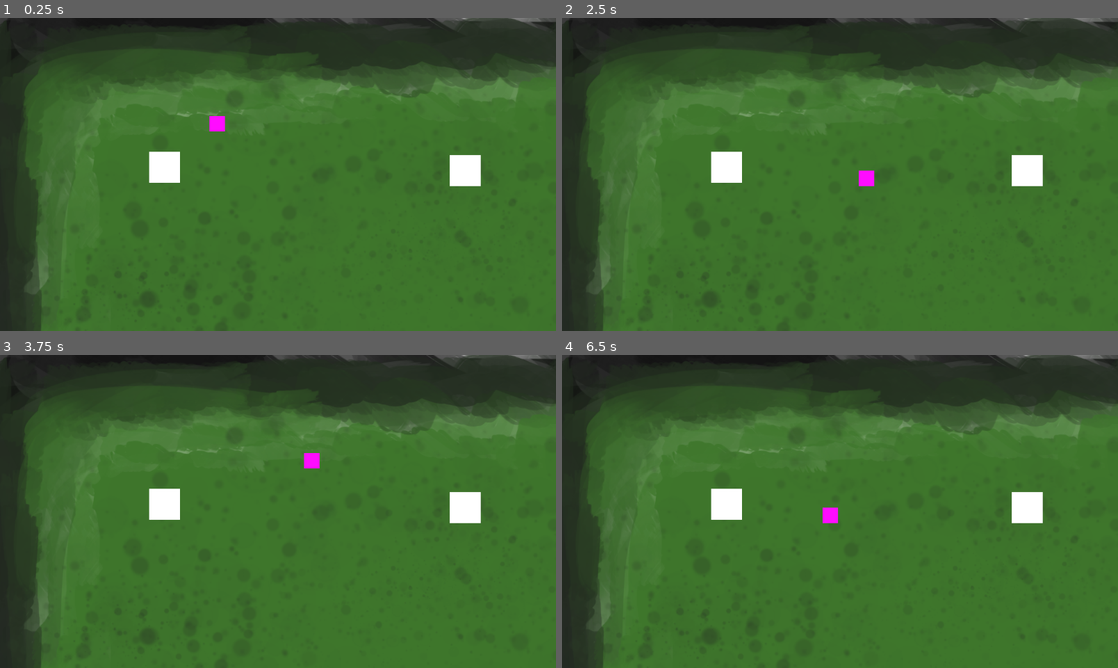
Above: before the commit, frames 1-4 (two rows, left to right).
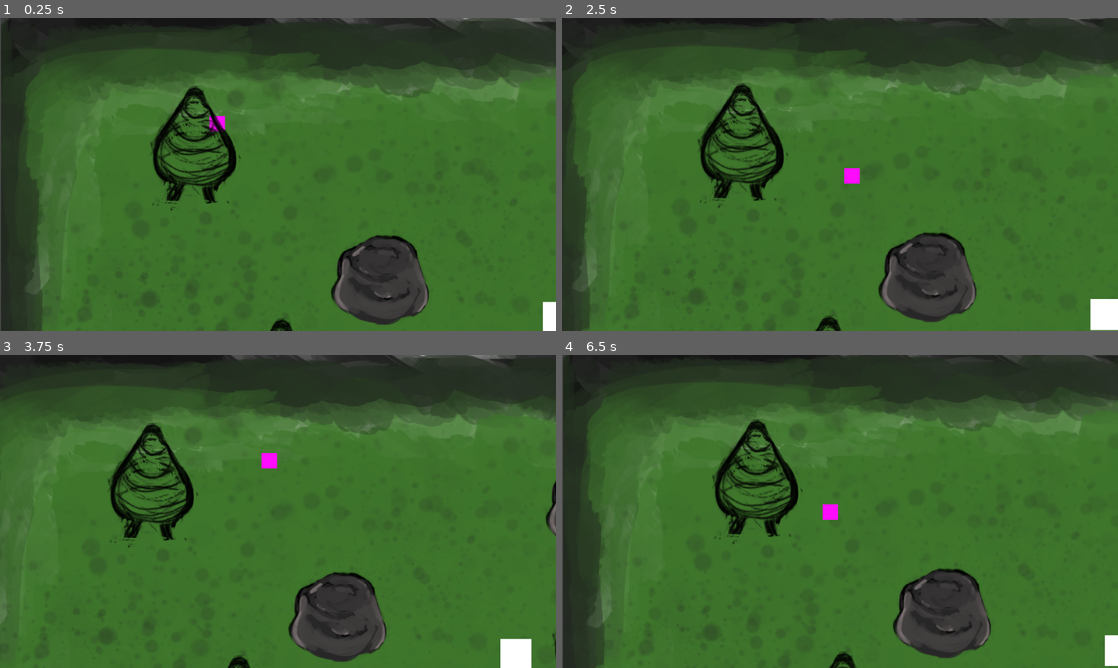
Above: after the commit, the same moments.

Repository: BradGaddis/RogueLike
Game: Godot game, scene res://Scenes/main.tscn
The game is run twice, just before and just after one commit, with the same random seed, the same clock (stepped at 60 frames per second) and the same inputs.
Inputs:
- Up to frame 1 (0.25 s): no input
- Up to frame 2 (2.5 s): tap Enter at 0.5 s; hold Right (ui_right) 0.53-1.28 s; hold Down (ui_down) 1.28-2.03 s; hold Right (ui_right) from 2.03 s (still down)
- Up to frame 3 (3.75 s): release Right (ui_right) at 2.78 s; hold Up (ui_up) 2.78-3.53 s; hold Left (ui_left) from 3.53 s (still down)
- Up to frame 4 (6.5 s): release Left (ui_left) at 5.03 s; hold Down (ui_down) 5.03-5.78 s; hold Right (ui_right) from 5.78 s (still down)

The runs differ from the first frame. In frame 1, 7.7% of the frame differs, in the area x 0-100%, y 0-100%; in frame 2, 11%; in frame 3, 16%; in frame 4, 8.7%.

Commit message:
add random levels

Diff:
--- a/Scenes/EnemySpawner.gd
+++ /dev/null
@@ -1,49 +0,0 @@
-extends Node
-
-var enemy_scene = preload("res://Scenes/enemy.tscn")
-
-@onready var SpawnPositions = $EnemySpawnPositions
-@onready var boss = $Boss
-
-func _ready():
-	for i in range(get_num_enemies()):
-		var position = get_random_position()
-		spawn_enemy(position)
-
-func randomize_marker_positions():
-	# The markers should be withing a minimum radius of each other
-	# The markers should spawn in random places
-	pass
-
-func should_boss_generate(num_levels_generated):
-	# if a lair has generated, yet, otherwise no
-	pass
-
-func generate_boss():
-	pass
-
-func position_boss():
-	# get the bosses lair position
-#	after getting the bosses lair and position of it, place the boss in proximity
-	pass
-
-func get_num_enemies(level_num = null, min_enimes:int = 1 ,max_enimes: int = 5) -> int:
-	var num_enemies = (randi() % max_enimes + min_enimes)
-	print("The number of enemies generated is ",num_enemies)
-	return num_enemies
-
-func generate_enemies(num_enemies):
-	var position = Vector2.ZERO
-	for i in range(num_enemies):
-		spawn_enemy(position)
-
-func get_random_position():
-	var children = SpawnPositions.get_children()
-	return children.pick_random().global_position
-
-
-func spawn_enemy(position):
-	var enemy_instance = enemy_scene.instantiate()
-	add_child(enemy_instance)
-	enemy_instance.global_position = position
-	print("enemy spawned at position: ", position)
--- a/Scenes/EnvironmentSpawner.gd
+++ /dev/null
@@ -1 +0,0 @@
-extends Node
--- /dev/null
+++ b/Scenes/level_template.tscn
@@ -0,0 +1,120 @@
+[gd_scene load_steps=4 format=3 uid="uid://degjvyfqgk2bn"]
+
+[ext_resource type="Texture2D" uid="uid://7yd1wrrbd7ue" path="res://Assets/bg1.png" id="1_fv7c5"]
+[ext_resource type="Script" path="res://Scripts/EnemySpawner.gd" id="2_bp4mi"]
+[ext_resource type="Script" path="res://Scripts/EnvironmentSpawner.gd" id="3_u5uar"]
+
+[node name="LevelTemplate" type="Node2D"]
+
+[node name="Background" type="TextureRect" parent="."]
+z_index = -100
+offset_left = 1.52
+offset_right = 3841.52
+offset_bottom = 2160.0
+scale = Vector2(0.5, 0.5)
+texture = ExtResource("1_fv7c5")
+stretch_mode = 4
+
+[node name="Environment" type="Node" parent="."]
+
+[node name="Enemies" type="Node2D" parent="."]
+
+[node name="EnvironmentSpawner" type="Node2D" parent="."]
+script = ExtResource("3_u5uar")
+
+[node name="EnvSpawnPositions" type="Node2D" parent="EnvironmentSpawner"]
+
+[node name="EnvMarker_1" type="Marker2D" parent="EnvironmentSpawner/EnvSpawnPositions"]
+modulate = Color(0.0980392, 0.364706, 0.882353, 1)
+position = Vector2(267, 618)
+gizmo_extents = 168.1
+
+[node name="EnvMarker_2" type="Marker2D" parent="EnvironmentSpawner/EnvSpawnPositions"]
+modulate = Color(0.0980392, 0.364706, 0.882353, 1)
+position = Vector2(585, 754)
+gizmo_extents = 168.1
+
+[node name="EnvMarker_3" type="Marker2D" parent="EnvironmentSpawner/EnvSpawnPositions"]
+modulate = Color(0.0980392, 0.364706, 0.882353, 1)
+position = Vector2(786, 532)
+gizmo_extents = 168.1
+
+[node name="EnvMarker_4" type="Marker2D" parent="EnvironmentSpawner/EnvSpawnPositions"]
+modulate = Color(0.0980392, 0.364706, 0.882353, 1)
+position = Vector2(1072, 430)
+gizmo_extents = 168.1
+
+[node name="EnvMarker_5" type="Marker2D" parent="EnvironmentSpawner/EnvSpawnPositions"]
+modulate = Color(0.0980392, 0.364706, 0.882353, 1)
+position = Vector2(1326, 593)
+gizmo_extents = 168.1
+
+[node name="EnvMarker_6" type="Marker2D" parent="EnvironmentSpawner/EnvSpawnPositions"]
+modulate = Color(0.0980392, 0.364706, 0.882353, 1)
+position = Vector2(1635, 464)
+gizmo_extents = 168.1
+
+[node name="EnvMarker_7" type="Marker2D" parent="EnvironmentSpawner/EnvSpawnPositions"]
+modulate = Color(0.0980392, 0.364706, 0.882353, 1)
+position = Vector2(1679, 222)
+gizmo_extents = 168.1
+
+[node name="EnvMarker_8" type="Marker2D" parent="EnvironmentSpawner/EnvSpawnPositions"]
+modulate = Color(0.0980392, 0.364706, 0.882353, 1)
+position = Vector2(1319, 303)
+gizmo_extents = 168.1
+
+[node name="EnvMarker_9" type="Marker2D" parent="EnvironmentSpawner/EnvSpawnPositions"]
+modulate = Color(0.0980392, 0.364706, 0.882353, 1)
+position = Vector2(1224, 814)
+gizmo_extents = 168.1
+
+[node name="EnvMarker_10" type="Marker2D" parent="EnvironmentSpawner/EnvSpawnPositions"]
+modulate = Color(0.0980392, 0.364706, 0.882353, 1)
+position = Vector2(405, 273)
+gizmo_extents = 168.1
+
+[node name="EnemySpawner" type="Node2D" parent="."]
+script = ExtResource("2_bp4mi")
+
+[node name="EnemySpawnPositions" type="Node2D" parent="EnemySpawner"]
+
+[node name="EnemyMark_01" type="Marker2D" parent="EnemySpawner/EnemySpawnPositions"]
+position = Vector2(341, 309)
+gizmo_extents = 76.0
+
+[node name="EnemyMark_02" type="Marker2D" parent="EnemySpawner/EnemySpawnPositions"]
+position = Vector2(409, 843)
+gizmo_extents = 76.0
+
+[node name="EnemyMark_03" type="Marker2D" parent="EnemySpawner/EnemySpawnPositions"]
+position = Vector2(927, 761)
+gizmo_extents = 76.0
+
+[node name="EnemyMark_04" type="Marker2D" parent="EnemySpawner/EnemySpawnPositions"]
+position = Vector2(1562, 831)
+gizmo_extents = 76.0
+
+[node name="EnemyMark_05" type="Marker2D" parent="EnemySpawner/EnemySpawnPositions"]
+position = Vector2(1566, 327)
+gizmo_extents = 76.0
+
+[node name="EnemyMark_06" type="Marker2D" parent="EnemySpawner/EnemySpawnPositions"]
+position = Vector2(964, 316)
+gizmo_extents = 76.0
+
+[node name="EnemyMark_07" type="Marker2D" parent="EnemySpawner/EnemySpawnPositions"]
+position = Vector2(607, 590)
+gizmo_extents = 76.0
+
+[node name="EnemyMark_08" type="Marker2D" parent="EnemySpawner/EnemySpawnPositions"]
+position = Vector2(1418, 537)
+gizmo_extents = 76.0
+
+[node name="EnemyMark_09" type="Marker2D" parent="EnemySpawner/EnemySpawnPositions"]
+position = Vector2(1157, 620)
+gizmo_extents = 76.0
+
+[node name="EnemyMark_10" type="Marker2D" parent="EnemySpawner/EnemySpawnPositions"]
+position = Vector2(705, 412)
+gizmo_extents = 76.0
--- /dev/null
+++ b/Scenes/main.sync-conflict-20230927-201401-IZYPZCQ.tscn
@@ -0,0 +1,11 @@
+[gd_scene load_steps=3 format=3 uid="uid://dnrxifm6l6pkn"]
+
+[ext_resource type="PackedScene" uid="uid://chf6iacsnug2o" path="res://Scenes/player.tscn" id="1_at4s6"]
+[ext_resource type="Script" path="res://Scripts/GameManager.gd" id="5_ve210"]
+
+[node name="Game" type="Node2D"]
+script = ExtResource("5_ve210")
+
+[node name="Player" parent="." instance=ExtResource("1_at4s6")]
+position = Vector2(450, 219)
+speed = 151
--- a/Scenes/main.tscn
+++ b/Scenes/main.tscn
@@ -1,79 +1,11 @@
-[gd_scene load_steps=6 format=3 uid="uid://dnrxifm6l6pkn"]
+[gd_scene load_steps=3 format=3 uid="uid://dnrxifm6l6pkn"]
 
-[ext_resource type="Texture2D" uid="uid://7yd1wrrbd7ue" path="res://Assets/bg1.png" id="1_1smuv"]
 [ext_resource type="PackedScene" uid="uid://chf6iacsnug2o" path="res://Scenes/player.tscn" id="1_at4s6"]
 [ext_resource type="Script" path="res://Scripts/GameManager.gd" id="5_ve210"]
-[ext_resource type="Script" path="res://Scenes/EnvironmentSpawner.gd" id="6_t54lk"]
-[ext_resource type="Script" path="res://Scenes/EnemySpawner.gd" id="6_ybw0o"]
 
 [node name="Game" type="Node2D"]
 script = ExtResource("5_ve210")
 
-[node name="LevelTemplate" type="Node2D" parent="."]
-
-[node name="CanvasLayer" type="CanvasLayer" parent="LevelTemplate"]
-layer = -100
-follow_viewport_enabled = true
-
-[node name="Background" type="TextureRect" parent="LevelTemplate/CanvasLayer"]
-offset_right = 3840.0
-offset_bottom = 2160.0
-scale = Vector2(0.5, 0.5)
-texture = ExtResource("1_1smuv")
-stretch_mode = 4
-
-[node name="Environment" type="Node" parent="LevelTemplate"]
-
-[node name="Enemies" type="Node2D" parent="LevelTemplate"]
-
-[node name="Player" parent="LevelTemplate" instance=ExtResource("1_at4s6")]
+[node name="Player" parent="." instance=ExtResource("1_at4s6")]
 position = Vector2(450, 219)
 speed = 151
-
-[node name="EnemySpawner" type="Node2D" parent="LevelTemplate"]
-script = ExtResource("6_ybw0o")
-
-[node name="EnemySpawnPositions" type="Node2D" parent="LevelTemplate/EnemySpawner"]
-
-[node name="EnemyMark_01" type="Marker2D" parent="LevelTemplate/EnemySpawner/EnemySpawnPositions"]
-position = Vector2(341, 309)
-gizmo_extents = 76.0
-
-[node name="EnemyMark_02" type="Marker2D" parent="LevelTemplate/EnemySpawner/EnemySpawnPositions"]
-position = Vector2(409, 843)
-gizmo_extents = 76.0
-
-[node name="EnemyMark_03" type="Marker2D" parent="LevelTemplate/EnemySpawner/EnemySpawnPositions"]
-position = Vector2(927, 761)
-gizmo_extents = 76.0
-
-[node name="EnemyMark_04" type="Marker2D" parent="LevelTemplate/EnemySpawner/EnemySpawnPositions"]
-position = Vector2(1562, 831)
-gizmo_extents = 76.0
-
-[node name="EnemyMark_05" type="Marker2D" parent="LevelTemplate/EnemySpawner/EnemySpawnPositions"]
-position = Vector2(1566, 327)
-gizmo_extents = 76.0
-
-[node name="EnemyMark_06" type="Marker2D" parent="LevelTemplate/EnemySpawner/EnemySpawnPositions"]
-position = Vector2(964, 316)
-gizmo_extents = 76.0
-
-[node name="EnemyMark_07" type="Marker2D" parent="LevelTemplate/EnemySpawner/EnemySpawnPositions"]
-position = Vector2(607, 590)
-gizmo_extents = 76.0
-
-[node name="EnemyMark_08" type="Marker2D" parent="LevelTemplate/EnemySpawner/EnemySpawnPositions"]
-position = Vector2(1418, 537)
-gizmo_extents = 76.0
-
-[node name="EnemyMark_09" type="Marker2D" parent="LevelTemplate/EnemySpawner/EnemySpawnPositions"]
-position = Vector2(1157, 620)
-gizmo_extents = 76.0
-
-[node name="EnemyMark_10" type="Marker2D" parent="LevelTemplate/EnemySpawner/EnemySpawnPositions"]
-position = Vector2(705, 412)
-gizmo_extents = 76.0
-
-[node name="EnvironmentSpawner" type="Node" parent="LevelTemplate"]
-script = ExtResource("6_t54lk")
--- /dev/null
+++ b/Scenes/player.sync-conflict-20230927-201410-DAPE3VN.tscn
@@ -0,0 +1,26 @@
+[gd_scene load_steps=4 format=3 uid="uid://chf6iacsnug2o"]
+
+[ext_resource type="Script" path="res://Scripts/player.gd" id="1_rhqe0"]
+[ext_resource type="Texture2D" uid="uid://cu6hkk3vihuie" path="res://Assets/single white pixel.png" id="2_whqho"]
+
+[sub_resource type="RectangleShape2D" id="RectangleShape2D_vovtw"]
+size = Vector2(32, 32)
+
+[node name="Player" type="CharacterBody2D"]
+script = ExtResource("1_rhqe0")
+speed = 100
+
+[node name="CollisionShape2D" type="CollisionShape2D" parent="."]
+z_index = 1
+shape = SubResource("RectangleShape2D_vovtw")
+
+[node name="Sprite2D" type="Sprite2D" parent="."]
+modulate = Color(1, 0.0470588, 1, 1)
+scale = Vector2(32, 32)
+texture = ExtResource("2_whqho")
+
+[node name="Camera2D" type="Camera2D" parent="."]
+limit_left = 0
+limit_top = 0
+limit_right = 1920
+limit_bottom = 1080
--- a/Scenes/player.tscn
+++ b/Scenes/player.tscn
@@ -1,7 +1,8 @@
-[gd_scene load_steps=4 format=3 uid="uid://chf6iacsnug2o"]
+[gd_scene load_steps=5 format=3 uid="uid://chf6iacsnug2o"]
 
 [ext_resource type="Script" path="res://Scripts/player.gd" id="1_rhqe0"]
 [ext_resource type="Texture2D" uid="uid://cu6hkk3vihuie" path="res://Assets/single white pixel.png" id="2_whqho"]
+[ext_resource type="Script" path="res://Scripts/Camera2D.gd" id="3_j7wir"]
 
 [sub_resource type="RectangleShape2D" id="RectangleShape2D_vovtw"]
 size = Vector2(32, 32)
@@ -24,3 +25,5 @@
 limit_top = 0
 limit_right = 1920
 limit_bottom = 1080
+position_smoothing_enabled = true
+script = ExtResource("3_j7wir")
--- a/Scenes/rock_1.tscn
+++ b/Scenes/rock_1.tscn
@@ -3,5 +3,4 @@
 [ext_resource type="Texture2D" uid="uid://cj6ymbp708kbp" path="res://Assets/rock1.png" id="1_ftufw"]
 
 [node name="Rock1" type="Sprite2D"]
-position = Vector2(846, 314)
 texture = ExtResource("1_ftufw")
--- /dev/null
+++ b/Scripts/Camera2D.gd
@@ -0,0 +1,21 @@
+extends Camera2D
+
+var player
+
+var screen_height = 1080
+var screen_width = 1920
+
+# Called when the node enters the scene tree for the first time.
+func _ready():
+	player = get_node("..")
+
+# Called every frame. 'delta' is the elapsed time since the previous frame.
+func _process(delta):
+	Update_Camera_Limit()
+
+func Update_Camera_Limit():
+	var player_pos = player.global_position
+#	print(player_pos)
+
+	if player_pos.x >= 1920:
+		limit_right = 1920*2
--- /dev/null
+++ b/Scripts/Defaults.gd
@@ -0,0 +1,9 @@
+extends Node2D
+#class_name DefaultVals
+
+@export var screen_dims: Vector2 = Vector2(1920, 1080)
+@export var num_screens: int = 3
+@export var grid_array: Vector2 = Vector2(3,3)
+
+func get_screen_dims() -> Vector2:
+	return screen_dims
--- /dev/null
+++ b/Scripts/EnemySpawner.gd
@@ -0,0 +1,58 @@
+extends Node
+
+var enemy_scene = preload("res://Scenes/enemy.tscn")
+
+@onready var SpawnPositions = $EnemySpawnPositions
+@onready var boss = $Boss
+
+var positions_filled = []
+
+func _ready():
+	for i in range(get_num_enemies()):
+		var position = get_random_position()
+		spawn_enemy(position)
+
+func randomize_marker_positions():
+	# The markers should be withing a minimum radius of each other
+	# The markers should spawn in random places
+	pass
+
+func should_boss_generate(num_levels_generated):
+	# if a lair has generated, yes, otherwise no
+	pass
+
+func generate_boss():
+	pass
+
+func position_boss():
+	# get the bosses lair position
+#	after getting the bosses lair and position of it, place the boss in proximity
+	pass
+
+func get_num_enemies(level_num = null, min_enimes:int = 1 ,max_enimes: int = 5) -> int:
+	var num_enemies = randi_range(min_enimes, max_enimes)
+
+#	print("The number of enemies generated is ",num_enemies)
+	return num_enemies
+
+func generate_enemies(num_enemies):
+	var position = Vector2.ZERO
+	for i in range(num_enemies):
+		spawn_enemy(position)
+
+func get_random_position():
+	var children = SpawnPositions.get_children()
+#	print(children)
+	var pos = children.pick_random().position
+	while pos in positions_filled:
+		pos = children.pick_random().position
+	positions_filled.append(pos)
+#	print(pos)
+	return pos
+
+
+func spawn_enemy(position):
+	var enemy_instance = enemy_scene.instantiate()
+	add_child(enemy_instance)
+	enemy_instance.position = position
+#	print("enemy spawned at position: ", position)
--- /dev/null
+++ b/Scripts/EnvironmentSpawner.gd
@@ -0,0 +1,57 @@
+extends Node
+
+var tree1_scene = preload("res://Scenes/tree_1.tscn")
+var rock1_scene = preload("res://Scenes/rock_1.tscn")
+
+@onready var SpawnPositions = $EnvSpawnPositions
+
+var positions_filled = []
+
+func _ready():
+	generate_trees(get_num_trees())
+	generate_rocks(get_num_rocks())
+
+func randomize_marker_positions():
+	# The markers should be withing a minimum radius of each other
+	# The markers should spawn in random places
+	pass
+
+func get_num_trees(level_num = null, min_trees:int = 1 ,max_trees: int = 5) -> int:
+	var num_trees = randi_range(min_trees, max_trees)
+	return num_trees
+
+func generate_trees(num_trees):
+	for i in range(num_trees):
+		var position = get_random_position()
+		spawn_tree(position)
+
+func get_num_rocks(level_num = null, min_rocks:int = 1 ,max_rocks: int = 5) -> int:
+	var num_rocks = randi_range(max_rocks , min_rocks)
+	return num_rocks
+
+func generate_rocks(num_rocks):
+	for i in range(num_rocks):
+		var position = get_random_position()
+		spawn_rock(position)
+
+# handles position of every environment object
+func get_random_position():
+	var children = SpawnPositions.get_children()
+	var pos = children.pick_random().position
+	while pos in positions_filled:
+		pos = children.pick_random().position
+	positions_filled.append(pos)
+	return pos
+
+
+func spawn_tree(position):
+	# might need to group these and call from the group
+	var tree_instance = tree1_scene.instantiate()
+	add_child(tree_instance)
+	tree_instance.position = position
+
+func spawn_rock(position):
+	# might need to group these and call from the group
+	var rock_instance = rock1_scene.instantiate()
+	add_child(rock_instance)
+	rock_instance.position = position
--- a/Scripts/GameManager.gd
+++ b/Scripts/GameManager.gd
@@ -1,15 +1,12 @@
 extends Node
 
-var level_generator = load("res://Scripts/LevelGenerator.gd")
+var level_template = preload("res://Scenes/level_template.tscn")
 
 # Called when the node enters the scene tree for the first time.
 func _ready():
-	# get the current level we are on
-	# call method that generates surrounding levels
-	# load the adjacent levels (9 in total)
-	print(level_generator)
-
-
-# Called every frame. 'delta' is the elapsed time since the previous frame.
-func _process(delta):
-	pass
+	for i in range(3):
+		for j in range(3):
+			var level = level_template.instantiate()
+			var new_position = Vector2(i* Defaults.get_screen_dims().x, j * Defaults.get_screen_dims().y)
+			level.position = new_position
+			add_child(level)
--- a/icon.svg
+++ /dev/null
@@ -1 +0,0 @@
-<svg height="128" width="128" xmlns="http://www.w3.org/2000/svg"><rect x="2" y="2" width="124" height="124" rx="14" fill="#363d52" stroke="#212532" stroke-width="4"/><g transform="scale(.101) translate(122 122)"><g fill="#fff"><path d="M105 673v33q407 354 814 0v-33z"/><path fill="#478cbf" d="m105 673 152 14q12 1 15 14l4 67 132 10 8-61q2-11 15-15h162q13 4 15 15l8 61 132-10 4-67q3-13 15-14l152-14V427q30-39 56-81-35-59-83-108-43 20-82 47-40-37-88-64 7-51 8-102-59-28-123-42-26 43-46 89-49-7-98 0-20-46-46-89-64 14-123 42 1 51 8 102-48 27-88 64-39-27-82-47-48 49-83 108 26 42 56 81zm0 33v39c0 276 813 276 813 0v-39l-134 12-5 69q-2 10-14 13l-162 11q-12 0-16-11l-10-65H447l-10 65q-4 11-16 11l-162-11q-12-3-14-13l-5-69z"/><path d="M483 600c3 34 55 34 58 0v-86c-3-34-55-34-58 0z"/><circle cx="725" cy="526" r="90"/><circle cx="299" cy="526" r="90"/></g><g fill="#414042"><circle cx="307" cy="532" r="60"/><circle cx="717" cy="532" r="60"/></g></g></svg>
--- a/main.tscn
+++ /dev/null
@@ -1,22 +0,0 @@
-[gd_scene load_steps=3 format=3 uid="uid://dnrxifm6l6pkn"]
-
-[ext_resource type="PackedScene" uid="uid://chf6iacsnug2o" path="res://player.tscn" id="1_at4s6"]
-[ext_resource type="Texture2D" uid="uid://7yd1wrrbd7ue" path="res://assets/bg1.png" id="1_jjau8"]
-
-[node name="main" type="Node2D"]
-
-[node name="CanvasLayer" type="CanvasLayer" parent="."]
-layer = -100
-scale = Vector2(0.3, 0.3)
-transform = Transform2D(0.3, 0, 0, 0.3, 0, 0)
-follow_viewport_enabled = true
-
-[node name="TextureRect" type="TextureRect" parent="CanvasLayer"]
-offset_right = 3840.0
-offset_bottom = 2160.0
-texture = ExtResource("1_jjau8")
-stretch_mode = 4
-
-[node name="Player" parent="." instance=ExtResource("1_at4s6")]
-position = Vector2(566, 268)
-speed = 151
--- a/player.gd
+++ /dev/null
@@ -1,23 +0,0 @@
-extends CharacterBody2D
-
-@export var speed = 5
-
-# Called when the node enters the scene tree for the first time.
-func _ready():
-	pass # Replace with function body.
-
-
-# Called every frame. 'delta' is the elapsed time since the previous frame.
-func _physics_process(delta):
-	velocity = Vector2.ZERO
-
-	if Input.is_action_pressed("ui_up"):
-		velocity.y = -1 * speed
-	if Input.is_action_pressed("ui_right"):
-		velocity.x = speed
-	if Input.is_action_pressed("ui_down"):
-		velocity.y = speed
-	if Input.is_action_pressed("ui_left"):
-		velocity.x = -1 * speed
-
-	move_and_slide()
--- a/player.tscn
+++ /dev/null
@@ -1,20 +0,0 @@
-[gd_scene load_steps=4 format=3 uid="uid://chf6iacsnug2o"]
-
-[ext_resource type="Script" path="res://player.gd" id="1_2emvb"]
-[ext_resource type="Texture2D" uid="uid://cu6hkk3vihuie" path="res://assets/single white pixel.png" id="1_der4o"]
-
-[sub_resource type="RectangleShape2D" id="RectangleShape2D_vovtw"]
-size = Vector2(32, 32)
-
-[node name="Player" type="CharacterBody2D"]
-script = ExtResource("1_2emvb")
-speed = 100
-
-[node name="CollisionShape2D" type="CollisionShape2D" parent="."]
-z_index = 1
-shape = SubResource("RectangleShape2D_vovtw")
-
-[node name="Sprite2D" type="Sprite2D" parent="."]
-modulate = Color(1, 0.0470588, 1, 1)
-scale = Vector2(32, 32)
-texture = ExtResource("1_der4o")
--- a/project.godot
+++ b/project.godot
@@ -15,6 +15,10 @@
 config/features=PackedStringArray("4.1", "Mobile")
 boot_splash/show_image=false
 config/icon="res://Assets/icon.svg"
+
+[autoload]
+
+Defaults="*res://Scripts/Defaults.gd"
 
 [display]
 
--- /dev/null
+++ b/project.sync-conflict-20230927-071954-DAPE3VN.godot
@@ -0,0 +1,40 @@
+; Engine configuration file.
+; It's best edited using the editor UI and not directly,
+; since the parameters that go here are not all obvious.
+;
+; Format:
+;   [section] ; section goes between []
+;   param=value ; assign values to parameters
+
+config_version=5
+
+[application]
+
+config/name="RogueLike"
+run/main_scene="res://Scenes/main.tscn"
+config/features=PackedStringArray("4.1", "Mobile")
+boot_splash/show_image=false
+config/icon="res://Assets/icon.svg"
+
+[autoload]
+
+Player="*res://Scenes/player.tscn"
+
+[display]
+
+window/stretch/mode="viewport"
+
+[input]
+
+move_up={
+"deadzone": 0.5,
+"events": [Object(InputEventKey,"resource_local_to_scene":false,"resource_name":"","device":-1,"window_id":0,"alt_pressed":false,"shift_pressed":false,"ctrl_pressed":false,"meta_pressed":false,"pressed":false,"keycode":0,"physical_keycode":4194320,"key_label":0,"unicode":0,"echo":false,"script":null)
+, Object(InputEventKey,"resource_local_to_scene":false,"resource_name":"","device":-1,"window_id":0,"alt_pressed":false,"shift_pressed":false,"ctrl_pressed":false,"meta_pressed":false,"pressed":false,"keycode":0,"physical_keycode":87,"key_label":0,"unicode":119,"echo":false,"script":null)
+, Object(InputEventJoypadButton,"resource_local_to_scene":false,"resource_name":"","device":-1,"button_index":11,"pressure":0.0,"pressed":true,"script":null)
+, Object(InputEventJoypadMotion,"resource_local_to_scene":false,"resource_name":"","device":-1,"axis":1,"axis_value":-1.0,"script":null)
+]
+}
+
+[rendering]
+
+renderer/rendering_method="mobile"
--- a/rock_1.tscn
+++ /dev/null
@@ -1,7 +0,0 @@
-[gd_scene load_steps=2 format=3 uid="uid://b1apiv0b7kedu"]
-
-[ext_resource type="Texture2D" uid="uid://cj6ymbp708kbp" path="res://Assets/rock1.png" id="1_x0nmf"]
-
-[node name="Rock1" type="Sprite2D"]
-position = Vector2(846, 314)
-texture = ExtResource("1_x0nmf")
--- a/tree_1.tscn
+++ /dev/null
@@ -1,7 +0,0 @@
-[gd_scene load_steps=2 format=3 uid="uid://dj3pu2d1f8njv"]
-
-[ext_resource type="Texture2D" uid="uid://cgk1lwfili43d" path="res://Assets/tree1.png" id="1_gsuph"]
-
-[node name="Tree1" type="Sprite2D"]
-position = Vector2(326, 289)
-texture = ExtResource("1_gsuph")
Binary file changed: Assets/rock1.png
Binary file removed: assets/bg1.png
Not shown, removed: assets/bg1.png.import
Binary file removed: assets/single white pixel.png
Not shown, removed: assets/single white pixel.png.import
Not shown, removed: icon.svg.import
Not shown, changed: Assets/rock1.png.kra
Not shown, added: Assets/rock1.png.kra~
Not shown, changed: Assets/rock1.png~
Not shown, removed: assets/bg1.kra
Not shown, changed: assets/bg1.png.kra
Not shown, removed: assets/bg1.png~
